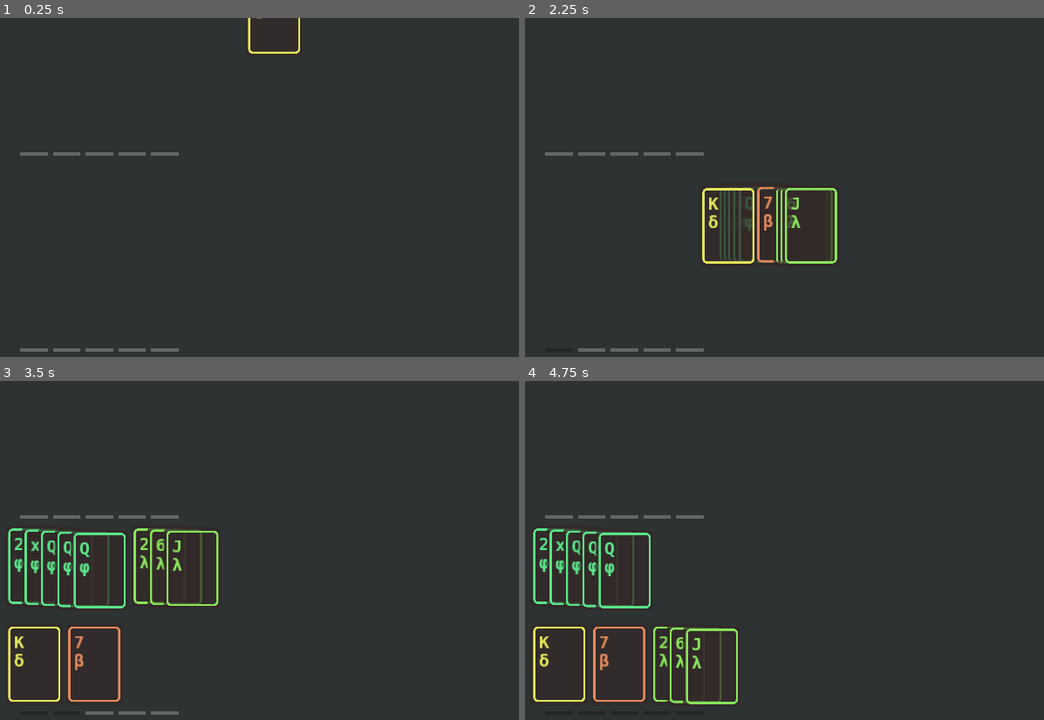
Above: before the commit, frames 1-4 (two rows, left to right).
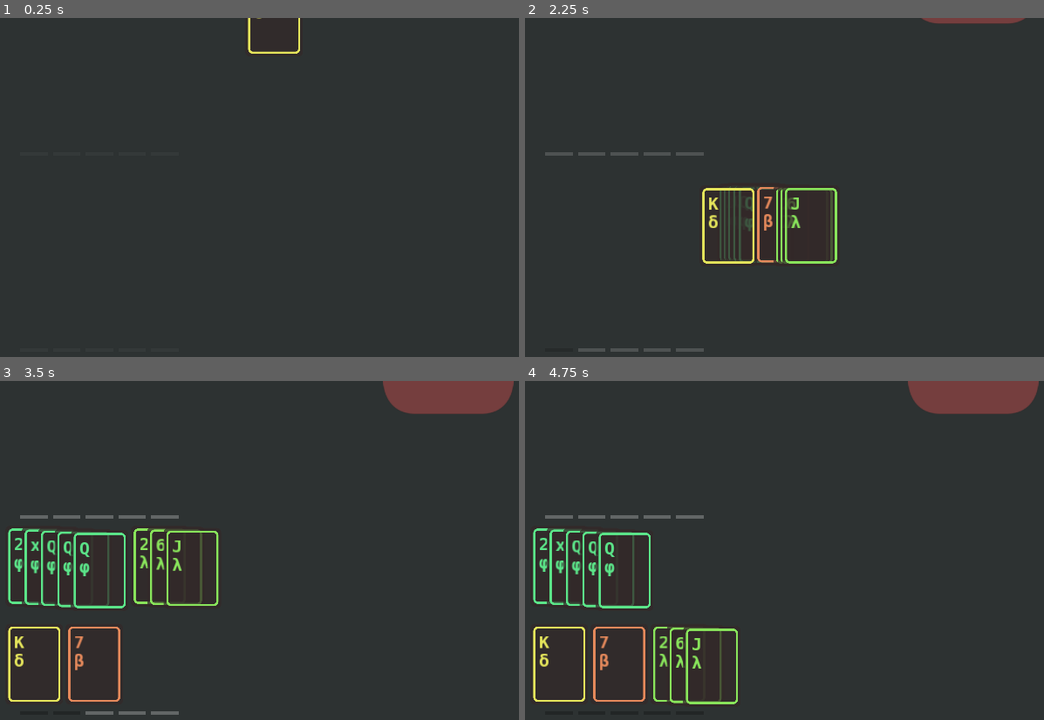
Above: after the commit, the same moments.

Repository: irisxerno/godot-cardinality-9
Game: Godot game, scene res://scene/Main.tscn
The game is run twice, just before and just after one commit, with the same random seed, the same clock (stepped at 60 frames per second) and the same inputs.
Inputs (mouse positions are in pixels of both pictures, inside the frame that each line leads up to):
- Up to frame 1 (0.25 s): no input
- Up to frame 2 (2.25 s): move the mouse to (950, 194) at 0.52 s; click (950, 194) at 0.67 s; move the mouse to (659, 234) at 1.27 s; click (659, 234) at 1.42 s; move the mouse to (561, 204) at 2.02 s; click (561, 204) at 2.17 s
- Up to frame 3 (3.5 s): move the mouse to (160, 567) at 2.77 s; click (160, 567) at 2.92 s
- Up to frame 4 (4.75 s): move the mouse to (737, 564) at 3.52 s; click (737, 564) at 3.67 s; move the mouse to (794, 564) at 4.27 s; click (794, 564) at 4.42 s

The runs differ from the first frame. In frame 1, 0.5% of the frame differs, in the area x 3-35%, y 39-99%; in frame 2, 0.3%; in frame 3, 2.2%, in the area x 73-99%, y 0-10%; in frame 4, 2.2%.

Commit message:
alpha tweens

Diff:
--- a/project.godot
+++ b/project.godot
@@ -39,9 +39,9 @@
 "compress/mode": 0,
 "compress/normal_map": 0,
 "detect_3d": false,
-"flags/anisotropic": false,
+"flags/anisotropic": true,
 "flags/filter": true,
-"flags/mipmaps": false,
+"flags/mipmaps": true,
 "flags/repeat": 0,
 "flags/srgb": 2,
 "process/HDR_as_SRGB": false,
--- a/scene/Card.tscn
+++ b/scene/Card.tscn
@@ -113,3 +113,5 @@
 custom_styles/panel = SubResource( 8 )
 
 [node name="Tween" type="Tween" parent="."]
+
+[node name="AlphaTween" type="Tween" parent="."]
--- a/scene/ColumnController.tscn
+++ b/scene/ColumnController.tscn
@@ -14,6 +14,8 @@
 [node name="CollisionShape2D" type="CollisionShape2D" parent="."]
 shape = SubResource( 1 )
 
+[node name="Tween" type="Tween" parent="."]
+
 [connection signal="input_event" from="." to="." method="_on_input_event"]
 [connection signal="mouse_entered" from="." to="." method="_on_mouse_entered"]
 [connection signal="mouse_exited" from="." to="." method="_on_mouse_exited"]
--- a/scene/Enemy.tscn
+++ /dev/null
@@ -1,24 +0,0 @@
-[gd_scene load_steps=5 format=2]
-
-[ext_resource path="res://res/hex.png" type="Texture" id=1]
-[ext_resource path="res://res/hex_border.png" type="Texture" id=2]
-[ext_resource path="res://script/Enemy.gd" type="Script" id=3]
-
-[sub_resource type="RectangleShape2D" id=1]
-extents = Vector2( 50, 50 )
-
-[node name="Enemy" type="Area2D"]
-script = ExtResource( 3 )
-
-[node name="CollisionShape2D" type="CollisionShape2D" parent="."]
-shape = SubResource( 1 )
-
-[node name="Background" type="Sprite" parent="."]
-modulate = Color( 0, 0, 0, 0.501961 )
-scale = Vector2( 0.25, 0.25 )
-texture = ExtResource( 1 )
-
-[node name="Border" type="Sprite" parent="."]
-modulate = Color( 0.5, 0.25, 0.25, 1 )
-scale = Vector2( 0.25, 0.25 )
-texture = ExtResource( 2 )
--- a/scene/Main.tscn
+++ b/scene/Main.tscn
@@ -8,6 +8,8 @@
 [ext_resource path="res://scene/Pulltab.tscn" type="PackedScene" id=6]
 [ext_resource path="res://script/WorldGeneration.gd" type="Script" id=7]
 [ext_resource path="res://script/Interface.gd" type="Script" id=8]
+[ext_resource path="res://script/World.gd" type="Script" id=9]
+[ext_resource path="res://script/Main.gd" type="Script" id=10]
 
 [sub_resource type="StyleBoxFlat" id=1]
 bg_color = Color( 0.1875, 0.25, 0.208333, 0.752941 )
@@ -17,6 +19,7 @@
 corner_radius_bottom_left = 16
 
 [node name="Main" type="Node"]
+script = ExtResource( 10 )
 
 [node name="Background" type="ColorRect" parent="."]
 anchor_right = 1.0
@@ -55,33 +58,35 @@
 mouse_filter = 2
 script = ExtResource( 8 )
 
-[node name="World" parent="Tabs" instance=ExtResource( 6 )]
-anchor_left = 0.5
-anchor_right = 0.5
-margin_left = -640.0
-margin_top = -240.0
-margin_right = 640.0
+[node name="WorldView" parent="Tabs" instance=ExtResource( 6 )]
+anchor_left = 0.75
+anchor_right = 0.75
+margin_left = -960.0
+margin_right = 320.0
 margin_bottom = 720.0
+open_distance = 150
 
-[node name="Background" parent="Tabs/World" index="0"]
-anchor_left = 0.5
-anchor_right = 0.5
-margin_left = -350.68
+[node name="Background" parent="Tabs/WorldView" index="0"]
+anchor_left = 0.75
+anchor_right = 0.75
+margin_left = -600.0
 margin_top = -600.0
-margin_right = 529.32
-mouse_filter = 1
+margin_right = 200.0
+mouse_filter = 2
 custom_styles/panel = SubResource( 1 )
 
-[node name="Enemies" type="Node2D" parent="Tabs/World/Background" index="0"]
-position = Vector2( -0.320007, 600 )
+[node name="Button" parent="Tabs/WorldView" index="1"]
+modulate = Color( 0.501961, 0.25098, 0.25098, 0.878431 )
+anchor_left = 0.75
+anchor_right = 0.75
+margin_left = -120.0
+margin_right = 1480.0
+margin_bottom = 500.0
+mouse_filter = 1
 
-[node name="Button" parent="Tabs/World" index="1"]
-modulate = Color( 0.501961, 0.25098, 0.25098, 0.878431 )
-anchor_left = 0.5
-anchor_right = 0.5
-margin_left = 160.84
-margin_right = 1831.68
-margin_bottom = 500.0
+[node name="World" type="Node2D" parent="Tabs/WorldView"]
+position = Vector2( 450, -80 )
+script = ExtResource( 9 )
 
 [node name="WorldGeneration" type="Node" parent="."]
 script = ExtResource( 7 )
@@ -93,8 +98,12 @@
 [connection signal="request_return_cards" from="Table/Offhand" to="Table/Deal" method="request_take_cards"]
 [connection signal="request_return_cards" from="Table/Deal" to="Table" method="_on_Deal_request_return_cards"]
 [connection signal="request_return_cards" from="Table/Mainhand" to="Table/Deal" method="request_take_cards"]
+[connection signal="tab" from="Tabs" to="." method="_on_tab"]
+[connection signal="request_press" from="Tabs/WorldView" to="Tabs" method="_on_request_press"]
 [connection signal="return_card_data" from="WorldGeneration" to="GameStartDealer" method="deal_from_data"]
+[connection signal="return_world_data" from="WorldGeneration" to="Tabs/WorldView/World" method="world_from_data"]
 [connection signal="add_card" from="GameStartDealer" to="Cards" method="add_card"]
+[connection signal="done" from="GameStartDealer" to="." method="_on_GameStartDealer_done"]
 [connection signal="return_cards" from="GameStartDealer" to="Table/Deal" method="update_cols"]
 
-[editable path="Tabs/World"]
+[editable path="Tabs/WorldView"]
--- a/scene/Pulltab.tscn
+++ b/scene/Pulltab.tscn
@@ -1,6 +1,6 @@
 [gd_scene load_steps=4 format=2]
 
-[ext_resource path="res://script/World.gd" type="Script" id=1]
+[ext_resource path="res://script/Pulltab.gd" type="Script" id=1]
 [ext_resource path="res://res/tab.png" type="Texture" id=2]
 
 [sub_resource type="StyleBoxFlat" id=1]
--- a/scene/RowController.tscn
+++ b/scene/RowController.tscn
@@ -8,3 +8,5 @@
 __meta__ = {
 "_edit_group_": true
 }
+
+[node name="Tween" type="Tween" parent="."]
--- /dev/null
+++ b/scene/Tile.tscn
@@ -0,0 +1,53 @@
+[gd_scene load_steps=8 format=2]
+
+[ext_resource path="res://script/Tile.gd" type="Script" id=1]
+[ext_resource path="res://res/hex_border.png" type="Texture" id=2]
+[ext_resource path="res://res/hex.png" type="Texture" id=3]
+[ext_resource path="res://res/Hack-Bold.ttf" type="DynamicFontData" id=4]
+[ext_resource path="res://res/tri.png" type="Texture" id=5]
+
+[sub_resource type="RectangleShape2D" id=1]
+extents = Vector2( 50, 50 )
+
+[sub_resource type="DynamicFont" id=2]
+size = 32
+use_mipmaps = true
+use_filter = true
+font_data = ExtResource( 4 )
+
+[node name="Tile" type="Area2D"]
+script = ExtResource( 1 )
+
+[node name="CollisionShape2D" type="CollisionShape2D" parent="."]
+shape = SubResource( 1 )
+
+[node name="Background" type="Sprite" parent="."]
+modulate = Color( 0, 0, 0, 0.501961 )
+scale = Vector2( 0.25, 0.25 )
+texture = ExtResource( 3 )
+
+[node name="Border" type="Sprite" parent="."]
+modulate = Color( 0.5, 0.25, 0.25, 1 )
+scale = Vector2( 0.25, 0.25 )
+texture = ExtResource( 2 )
+
+[node name="Defeated" type="Sprite" parent="."]
+scale = Vector2( 0.25, 0.25 )
+texture = ExtResource( 5 )
+
+[node name="Label" type="Label" parent="."]
+anchor_left = 0.5
+anchor_top = 0.5
+anchor_right = 0.5
+anchor_bottom = 0.5
+margin_left = -50.0
+margin_top = -50.0
+margin_right = 50.0
+margin_bottom = 50.0
+custom_colors/font_color = Color( 1, 0.752941, 0.752941, 1 )
+custom_fonts/font = SubResource( 2 )
+text = "-1"
+align = 1
+valign = 1
+
+[connection signal="input_event" from="." to="." method="_on_input_event"]
--- a/script/Card.gd
+++ b/script/Card.gd
@@ -10,6 +10,7 @@
 const suit_visual = ["Ν","β","δ","λ","φ","Ξ","Γ","Σ","Ψ","Ω","Μ"]
 
 var dest_position = position
+var dest_a = 1
 
 func _ready():
 	update_face()
@@ -31,6 +32,13 @@
 		$Back.visible = true
 		$Face.visible = false
 
+func alpha_to(new_a):
+	if new_a == dest_a:
+		return
+	dest_a = new_a
+	$AlphaTween.interpolate_property(self, "modulate", modulate, Color(1, 1, 1, new_a), 0.5, Tween.TRANS_QUAD, Tween.EASE_IN_OUT)
+	$AlphaTween.start()
+
 func move_to(new_position):
 	emit_signal("to_front", self)
 	if position == new_position or dest_position == new_position:
--- a/script/ColumnController.gd
+++ b/script/ColumnController.gd
@@ -11,6 +11,12 @@
 
 var base_shape
 
+var input = false
+func set_input(b):
+	input = b
+	for c in cards:
+		c.alpha_to(1 if input else 0.25)
+
 func _ready():
 	base_shape = $CollisionShape2D.shape.duplicate()
 
@@ -23,6 +29,7 @@
 	var cursor = Vector2(0,0)
 	for c in cards:
 		c.move_to(to_global(cursor))
+		c.alpha_to(1 if input else 0.25)
 		cursor += Vector2(movex,movey)
 	$CollisionShape2D.shape = base_shape.duplicate()
 	$CollisionShape2D.shape.extents += Vector2(movex,movey)*(len(cards)-1)*0.5
@@ -42,7 +49,7 @@
 	pass
 
 func _on_input_event(viewport, event, shape_idx):
-	if event is InputEventMouseButton and event.button_index == BUTTON_LEFT and event.pressed:
+	if input and event is InputEventMouseButton and event.button_index == BUTTON_LEFT and event.pressed:
 		emit_signal("request_return_cards", self)
 
 func remove_cards(rcs):
--- a/script/Enemy.gd
+++ /dev/null
@@ -1 +0,0 @@
-extends Area2D
--- a/script/Interface.gd
+++ b/script/Interface.gd
@@ -1,6 +1,32 @@
 extends Control
 
-# Called when the node enters the scene tree for the first time.
-func _ready():
-	#$World.update_state("close")
-	pass
+signal tab
+
+var state = "hide"
+
+var input = false
+func set_input(b):
+	for inst in get_children():
+		if inst.has_method("set_input"):
+			inst.set_input(b)
+
+func _enter_tree():
+	set_input(false)
+
+func show():
+	update_state("close")
+
+func update_state(s):
+	for inst in get_children():
+		inst.update_state(s)
+
+func _on_request_press(inst):
+	if inst.state == "close":
+		for inst2 in get_children():
+			if inst2.has_method("update_state"):
+				inst2.update_state("close")
+		inst.update_state("open")
+		emit_signal("tab", true)
+	elif inst.state == "open":
+		inst.update_state("close")
+		emit_signal("tab", false)
--- /dev/null
+++ b/script/Main.gd
@@ -0,0 +1,16 @@
+extends Node
+
+func _ready():
+	$Table.set_input(false)
+	$Tabs.set_input(false)
+
+func _on_tab(b):
+	if b:
+		$Table.set_input(false)
+	else:
+		$Table.set_input(true)
+
+func _on_GameStartDealer_done():
+	$Tabs.show()
+	$Tabs.set_input(true)
+	$Table.set_input(true)
--- /dev/null
+++ b/script/Pulltab.gd
@@ -0,0 +1,32 @@
+extends Control
+
+signal request_press
+
+var state = "hide"
+
+export var open_distance = 120
+export var close_distance = 0
+export var hide_distance = -100
+export var property = "margin_top"
+
+var input = false
+func set_input(b):
+	input = b
+
+func _ready():
+	set(property, hide_distance)
+	update_state("hide")
+
+func update_state(new_state):
+	var dest_dist = close_distance
+	if new_state == "open":
+		dest_dist = open_distance
+	elif new_state == "hide":
+		dest_dist = hide_distance
+	$Tween.interpolate_property(self, property, get(property), dest_dist, 0.5, Tween.TRANS_QUAD, Tween.EASE_IN_OUT)
+	$Tween.start()
+	state = new_state
+
+func _on_gui_input(event):
+	if input and !$Tween.is_active() and event is InputEventMouseButton and event.button_index == BUTTON_LEFT and event.pressed:
+		emit_signal("request_press", self)
--- a/script/RowController.gd
+++ b/script/RowController.gd
@@ -13,10 +13,25 @@
 
 var level_bar
 
+var input = false
+func set_input(b):
+	input = b
+	for inst in cols:
+		inst.set_input(b)
+	alpha_to(1 if input else 0.25)
+	update()
+
+func alpha_to(new_a):
+	if new_a == modulate.a:
+		return
+	$Tween.interpolate_property(self, "modulate", modulate, Color(1, 1, 1, new_a), 0.5, Tween.TRANS_QUAD, Tween.EASE_IN_OUT)
+	$Tween.start()
+
 func _ready():
 	if max_count != -1 and has_node("LevelBar"):
 		level_bar = get_node("LevelBar")
 		level_bar.set_bars(max_count)
+	modulate.a = 0
 
 func update():
 	update_cols([])
@@ -42,6 +57,7 @@
 			cc = column_controller_scene.instance()
 			add_child(cc)
 			cols.append(cc)
+			cc.set_input(input)
 			cc.connect("request_return_cards", self, "_request_return_cards")
 			cc.connect("update", self, "update")
 		else:
--- a/script/StartGameController.gd
+++ b/script/StartGameController.gd
@@ -2,6 +2,7 @@
 
 signal add_card
 signal return_cards
+signal done
 
 var cards = []
 var anim_count = 0
@@ -32,4 +33,5 @@
 
 func _on_DispAnimTimer_timeout():
 	emit_signal("return_cards", cards)
+	emit_signal("done")
 	queue_free()
--- a/script/Table.gd
+++ b/script/Table.gd
@@ -3,6 +3,16 @@
 export var mainhand = 5
 export var offhand = 5
 export var attack = 5
+
+var input = false
+func set_input(b):
+	input = b
+	for inst in get_children():
+		if self.has_method("set_input"):
+			inst.set_input(b)
+
+func _ready():
+	set_input(false)
 
 func _enter_tree():
 	update_counts()
--- /dev/null
+++ b/script/Tile.gd
@@ -0,0 +1,35 @@
+extends Area2D
+
+var armories = {}
+var cards = []
+
+var selected = false
+var state = "hide"
+
+var input = false
+func set_input(b):
+	input = b
+	modulate.a = 1 if b else 0.5
+
+func _ready():
+	update()
+
+func update():
+	$Label.text = str(len(cards))
+	$Background.modulate = Color(0, 0, 0, 0.5)
+	if selected:
+		$Background.modulate = Color(1, 1, 1, 0.5)
+	if self.state == "hide":
+		self.visible = false
+	elif self.state == "show":
+		self.visible = true
+	elif self.state == "defeated":
+		self.visible = true
+		$Background.visible = false
+		$Border.visible = false
+		$Defeated.visible = false
+
+func _on_input_event(viewport, event, shape_idx):
+	if input and state == "show" and event is InputEventMouseButton and event.button_index == BUTTON_LEFT and event.pressed:
+		selected = !selected
+		update()
--- a/script/World.gd
+++ b/script/World.gd
@@ -1,28 +1,27 @@
-extends Control
+extends Node2D
 
-var state = "hide"
+var tiles = []
+var tile_size = 150
 
-export var open_distance = 300
-export var close_distance = 0
-export var property = "margin_top"
-
-func update_state(new_state):
-	$Button.mouse_filter = MOUSE_FILTER_PASS
-	var dest_dist = close_distance
-	if new_state == "open":
-		dest_dist = open_distance
-	$Tween.interpolate_property(self, property, get(property), dest_dist, 0.5, Tween.TRANS_QUAD, Tween.EASE_IN_OUT)
-	$Tween.start()
-	state = new_state
-
-func press():
-	if $Tween.is_active():
-		return
-	var new_state = "open"
-	if state == "open":
-		new_state = "close"
-	update_state(new_state)
-
-func _on_gui_input(event):
-	if event is InputEventMouseButton and event.button_index == BUTTON_LEFT and event.pressed:
-		press()
+func world_from_data(world):
+	var enemy_scene = preload("res://scene/Tile.tscn")
+	var card_scene = preload("res://scene/Card.tscn")
+	var row = 0
+	var col = 0
+	for dat in world:
+		var enemy = enemy_scene.instance()
+		for c_dat in dat["cards"]:
+			var card = card_scene.instance()
+			card.value = c_dat["value"]
+			card.suit = c_dat["suit"]
+			card.face_up = false
+			enemy.cards.append(card)
+		for k in dat["armories"]:
+			# TODO: create armory node2d
+			pass
+		enemy.position += Vector2(tile_size*row + tile_size/2*col, -tile_size*col)
+		add_child(enemy)
+		row += 1
+		if row > 4-col:
+			row = 0
+			col += 1
--- a/script/WorldGeneration.gd
+++ b/script/WorldGeneration.gd
@@ -24,17 +24,15 @@
 
 func _rand_armories(w, h):
 	var armories = {}
-	var max_armory = w
+	var max_armory = w + 1
 	for i in range(w*world_row_len+h):
 		var avalue = rng.randi_range(2, 13)
 		var asuit = rng.randi_range(1, 4 + w)
 		if not asuit in armories:
 			armories[asuit] = []
 		if len(armories[asuit]) < max_armory:
-			armories[asuit].append({
-				"value": avalue,
-				"suit": asuit
-			})
+			armories[asuit].append(avalue)
+	return armories
 
 func _rand_tile(w, h):
 	var num = _rand_tile_num(w, h)
@@ -76,6 +74,7 @@
 			tiles.append(_rand_tile(w, h))
 		r -= 1
 		h += 1
+	return tiles
 
 func _ready():
 	new_game()
Binary file added: res/tri.png
Not shown, added: res/tri.png.import
Not shown: 1 places in scene/Main.tscn that only renumber resources
